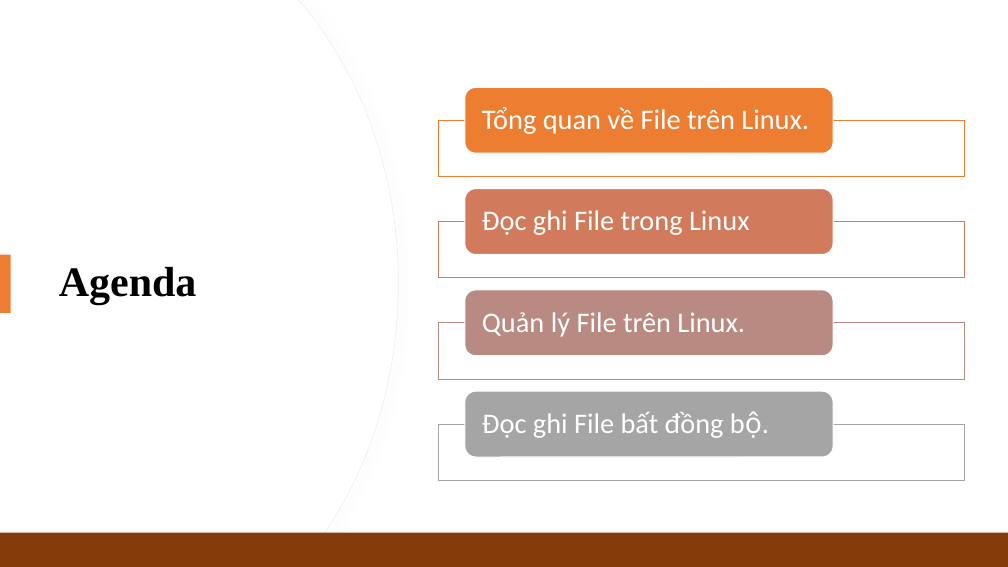
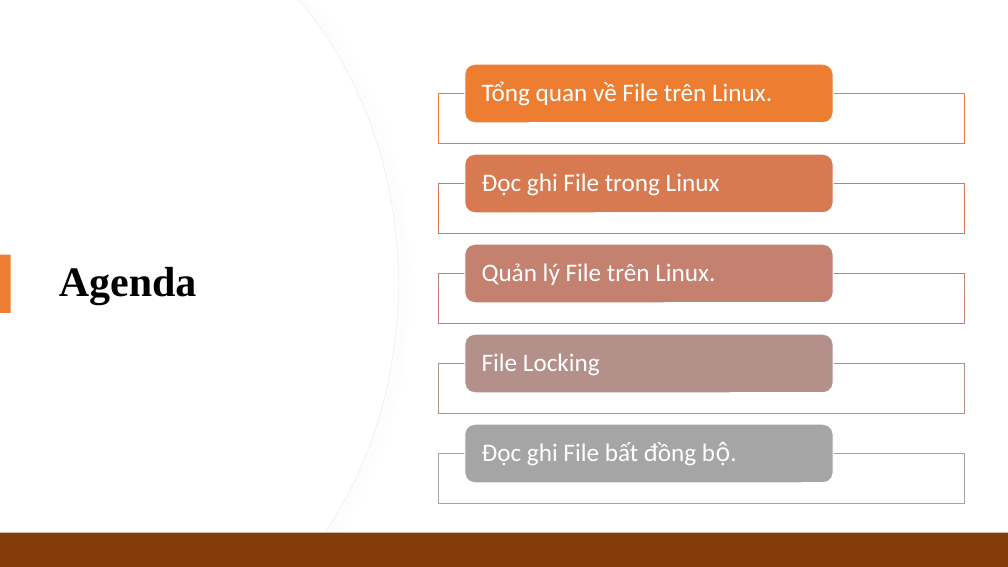
Before and after one commit to Slayder97/Linux-Programming-N-System, a slide deck: slide 2 of slides/2_Linux-File-System.pptx. Drawn at 1008x567 pixels with LibreOffice and Linux fonts; fonts in the diff are those of the drawing. Boxes give left, top, right and bottom in pixels: in the first picture for what was removed or moved away, otherwise in the second. Text is boxed around its words. In the diff, an @@ line names an element or a change of style, - is before the commit and + after.

Commit message:
Update Lesson2:  2_Linux-File-System

```diff
--- a/slides/2_Linux-File-System.pptx
+++ b/slides/2_Linux-File-System.pptx
@@ rounded rectangle: place and size @@
-rounded rectangle at [465, 88, 833, 154]
+rounded rectangle at [465, 64, 833, 123]
@@ text "Tổng quan về File trên ...": place and size @@
-text "Tổng quan về File trên ..." at [482, 107, 809, 134]
+text "Tổng quan về File trên ..." at [482, 81, 772, 106]
@@ rectangle: place and size @@
-rectangle at [439, 120, 965, 176]
+rectangle at [439, 94, 965, 144]
@@ rounded rectangle: place and size @@
-rounded rectangle at [465, 189, 833, 255]
+rounded rectangle at [465, 154, 833, 212]
@@ rounded rectangle at [465, 154, 833, 212]: fill #D17B5C to #D87A51 @@
@@ text "Đọc ghi File trong Linux": place and size @@
-text "Đọc ghi File trong Linux" at [482, 210, 749, 235]
+text "Đọc ghi File trong Linux" at [482, 173, 720, 196]
@@ rectangle: place and size @@
-rectangle at [439, 222, 965, 278]
+rectangle at [439, 184, 965, 234]
@@ rectangle at [439, 184, 965, 234]: outline #D17B5C 1 pt to #D87A51 1 pt @@
@@ rounded rectangle added at [465, 244, 833, 302], fill #C48170, outline #FFFFFF 1 pt @@
@@ size 27 to 24 pt; less space between paragraphs in 4 elements at [482, 81, 772, 106], [482, 442, 696, 465], [482, 173, 720, 196], [482, 263, 715, 285] @@
@@ text "Quản lý File trên Linux.": place and size @@
-text "Quản lý File trên Linux." at [482, 312, 745, 337]
+text "Quản lý File trên Linux." at [482, 263, 715, 285]
@@ rectangle added at [439, 274, 965, 324], fill #FFFFFF at 90% opacity, outline #C48170 1 pt @@
@@ rounded rectangle: place and size @@
-rounded rectangle at [465, 290, 833, 355]
+rounded rectangle at [465, 334, 833, 392]
@@ rounded rectangle at [465, 334, 833, 392]: fill #B98A82 to #B4908B @@
@@ text added at [482, 353, 600, 375], 24 pt, text #FFFFFF @@
+File Locking
@@ rectangle: place and size @@
-rectangle at [439, 323, 965, 379]
+rectangle at [439, 364, 965, 414]
@@ rectangle at [439, 364, 965, 414]: outline #B98A82 1 pt to #B4908B 1 pt @@
@@ rounded rectangle: place and size @@
-rounded rectangle at [465, 391, 833, 457]
+rounded rectangle at [465, 424, 833, 482]
@@ text "Đọc ghi File bất đồng ...": place and size @@
-text "Đọc ghi File bất đồng ..." at [482, 412, 724, 438]
+text "Đọc ghi File bất đồng ..." at [482, 442, 696, 465]
@@ rectangle: place and size @@
-rectangle at [439, 424, 965, 480]
+rectangle at [439, 454, 965, 504]
```
Also in this commit, not shown: 9 other slides changed, 5 slides added, 16 other files.
